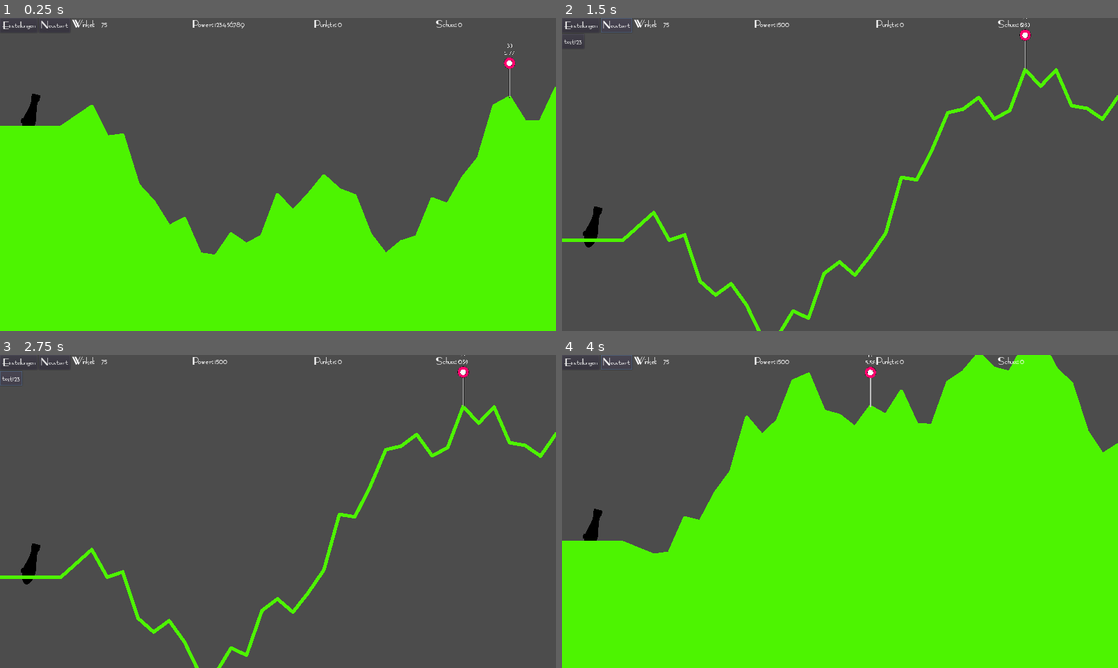
Above: before the commit, frames 1-4 (two rows, left to right).
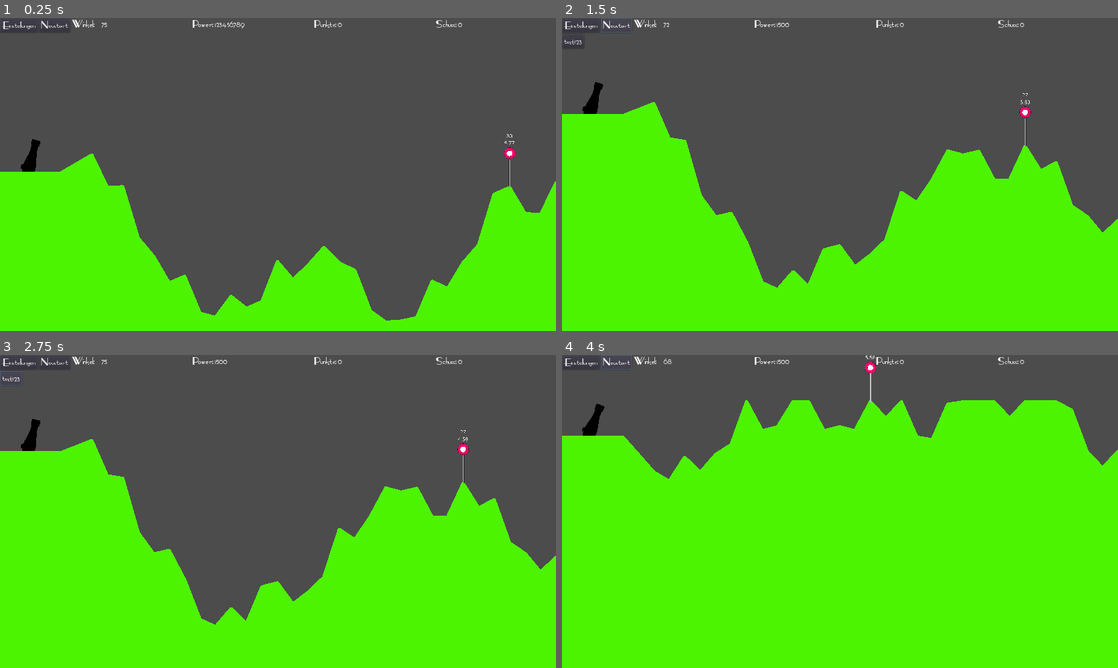
Above: after the commit, the same moments.

Repository: Coding-4Fun/Just4Fun_Mini_Shootergame
Game: Godot game, scene res://MainGame.tscn
Same seed, same stepped clock (60 frames per second), same inputs: the game is played once before the commit and once after it.
Inputs:
- Up to frame 1 (0.25 s): no input
- Up to frame 2 (1.5 s): click "Einstellungen" at 0.5 s; click "Neustart" at 1.25 s
- Up to frame 3 (2.75 s): click "test123" at 2 s
- Up to frame 4 (4 s): click "Einstellungen" at 2.75 s; click "Neustart" at 3.5 s

The runs differ from the first frame. In frame 1, 22% of the frame differs, in the area x 0-100%, y 8-97%; in frame 2, 46%, in the area x 0-100%, y 0-100%; in frame 3, 46%; in frame 4, 13%.

Commit message:
Fix: Verhindern das die Generierung über oder unter dem Bildschirmrand erfolgt

Diff:
--- a/Terrain/Line2D.gd
+++ b/Terrain/Line2D.gd
@@ -11,8 +11,8 @@
 var current_displacement
 
 onready var colli = $Terrain/TerrainCollision
-
 onready var root = get_parent()
+onready var screensize = get_viewport().get_visible_rect().size
 
 func _ready():
 	randomize()
@@ -22,13 +22,14 @@
 
 func init_line():
 	current_displacement = displacement
-	var screensize = get_viewport().get_visible_rect().size
+
 	points = PoolVector2Array()
+	var start: Vector2
+	var end: Vector2
 
-	var start = Vector2(castlewidth, rand_range(height-displacement,
-								height+displacement))
-	var end = Vector2(screensize.x, rand_range(height-displacement,
-								height+displacement))
+	start = _calculate_StartPointInLine()
+	end = _calculate_EndPointInLine()
+
 	add_point(start)
 	add_point(end)
 	for _i in range(iterations):
@@ -49,13 +50,30 @@
 
 	colli.polygon = p
 
+
+func _calculate_StartPointInLine() -> Vector2:
+	var start = Vector2(castlewidth, rand_range(height-displacement,
+								height+displacement))
+	start.y = clamp(start.y, 135, screensize.y-25)
+	return start
+
+
+func _calculate_EndPointInLine() -> Vector2:
+	var end = Vector2(screensize.x, rand_range(height-displacement,
+								height+displacement))
+	end.y = clamp(end.y, 135, screensize.y-25)
+	return end
+
+
 func add_points():
+	randomize()
 	var old_points = points
 	points = PoolVector2Array()
 	for i in range(old_points.size() - 1):
 		var midpoint = (old_points[i] + old_points[i+1]) / 2
 		midpoint.y += current_displacement * pow(-1.0, randi() % 2)
 		add_point(old_points[i])
+		midpoint.y = clamp(midpoint.y, 135, screensize.y-25)
 		add_point(midpoint)
 	add_point(old_points[old_points.size() - 1])
 	current_displacement *= pow(2.0, -smooth)
